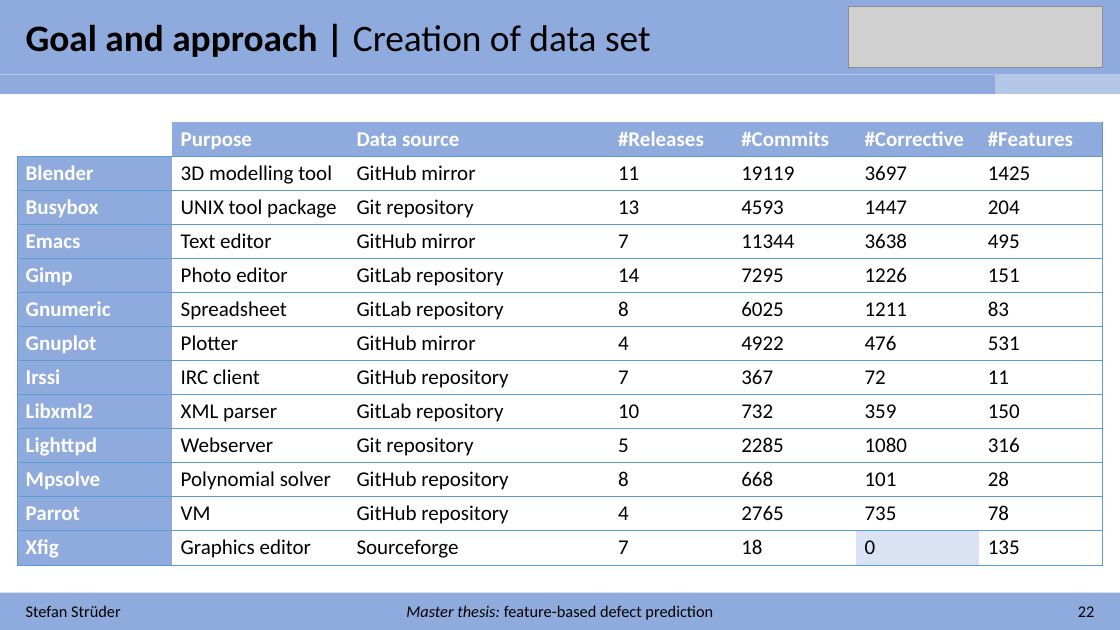
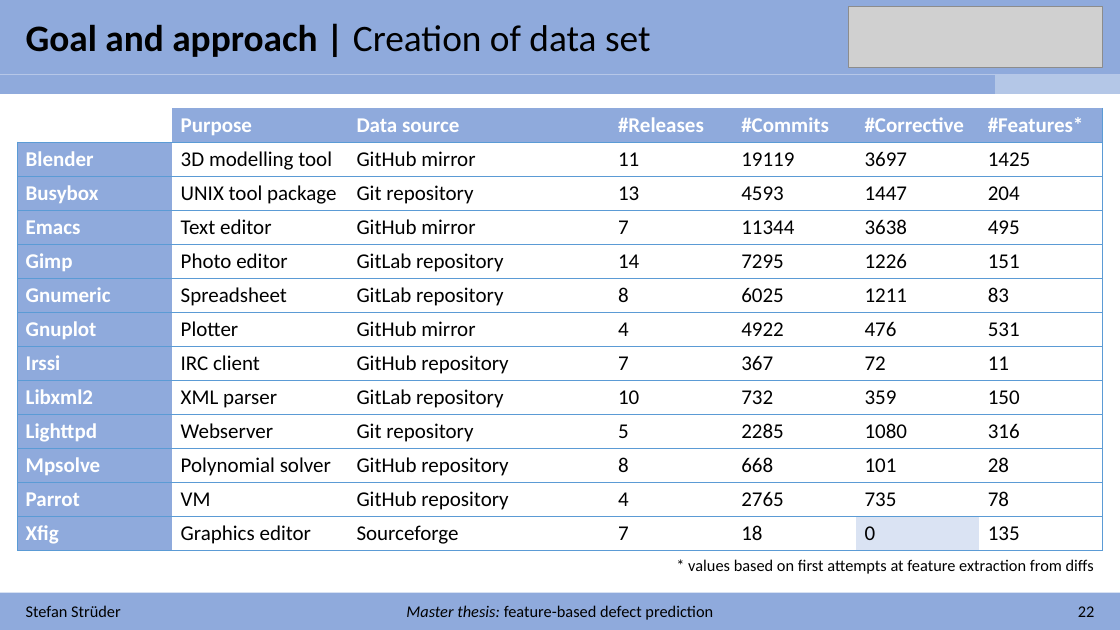
Before and after one commit to stefanstrueder/MA_Strueder, a slide deck: slide 28 of Einführungspräsentation/Introduction.pptx. Drawn at 1120x630 pixels with LibreOffice and Linux fonts; fonts in the diff are those of the drawing; grey boxes stand for pictures. Boxes give left, top, right and bottom in pixels: in the first picture for what was removed or moved away, otherwise in the second. Text is boxed around its words. In the diff, an @@ line names an element or a change of style, - is before the commit and + after.

```diff
--- a/Einführungspräsentation/Introduction.pptx
+++ b/Einführungspräsentation/Introduction.pptx
@@ table at <box>18,108,1104,550</box> @@
-row 1, column 7: #Features
+row 1, column 7: #Features*
@@ table: place and size @@
-table at <box>18,122,1104,565</box>
+table at <box>18,108,1104,550</box>
@@ text added at <box>688,559,1094,574</box>, 14 pt, text #000000 @@
+* values based on first attempts at feature extraction from diffs
```
Also in this commit, not shown: 5 other slides changed, 1 slide added, 5 other files.
